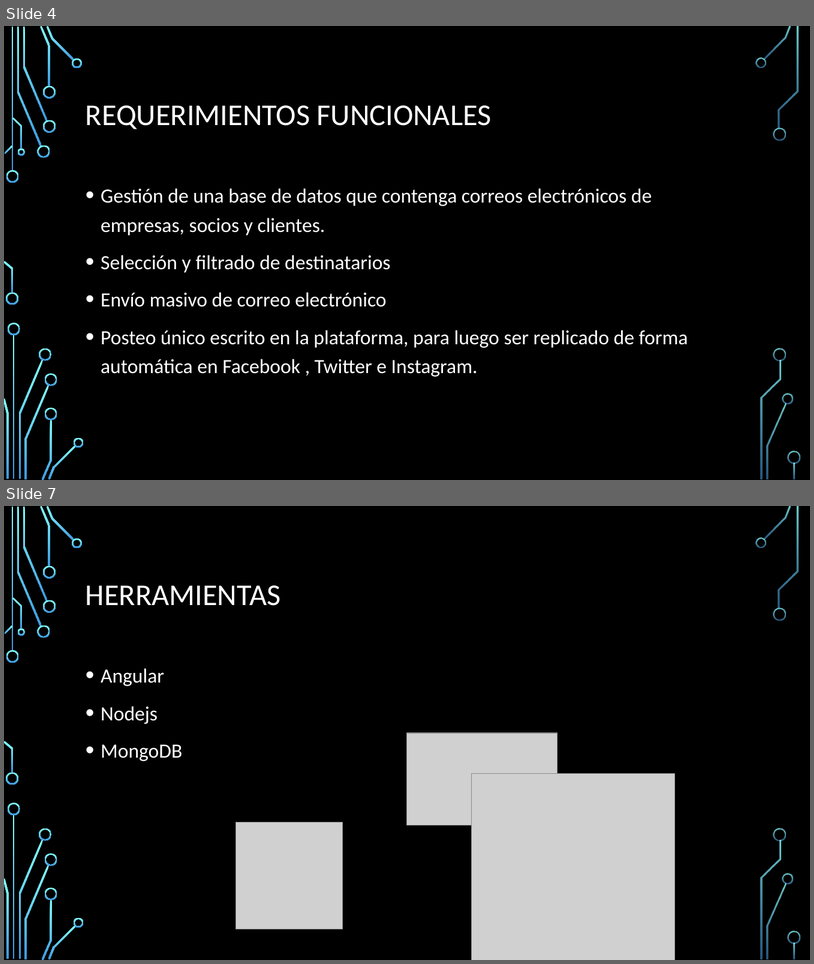
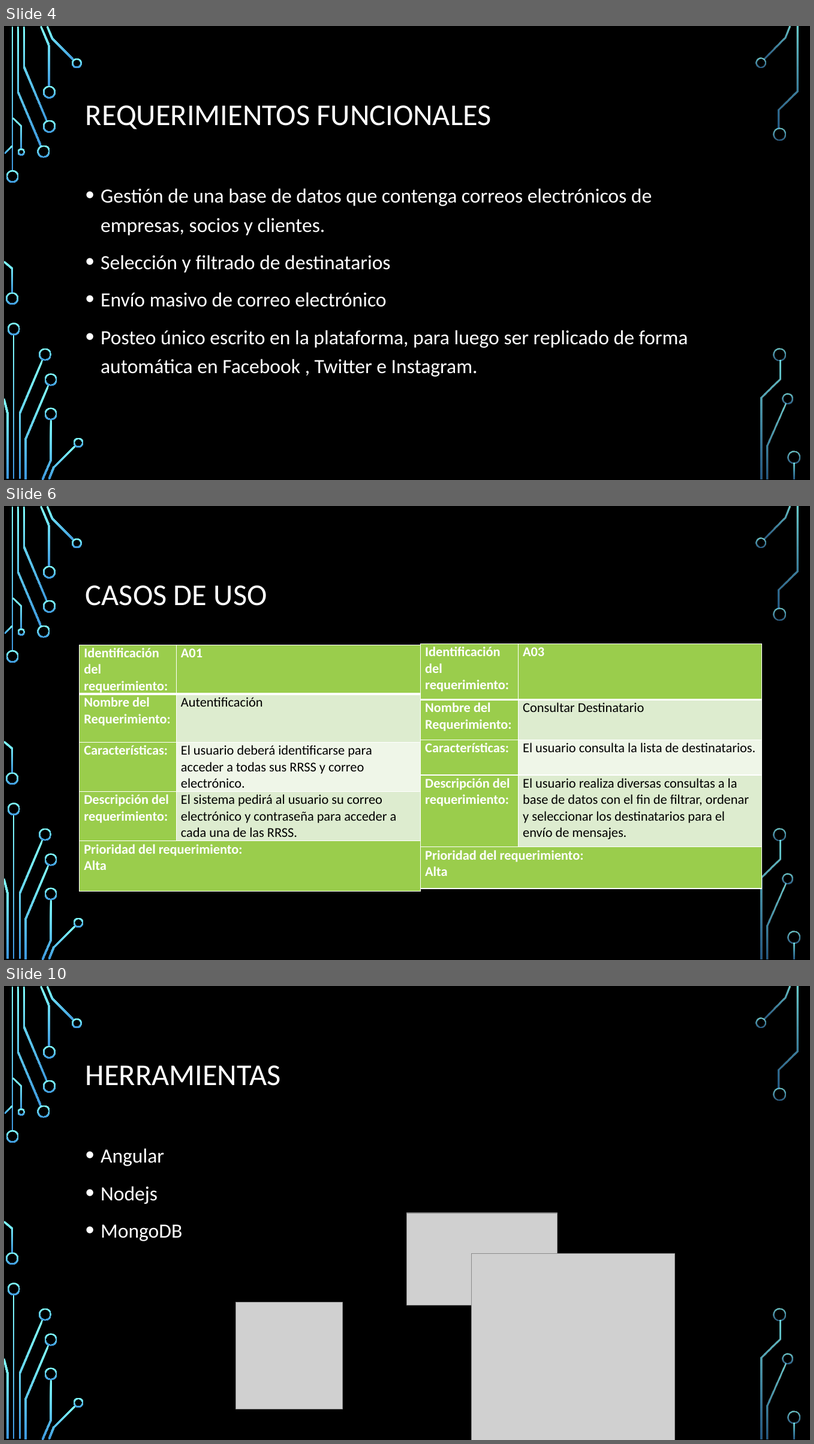
Before and after one commit to Adescafu/INFO264_Proyecto, a slide deck: presentacion.pptx. Shown one above the other, each under a label of ours: slides 4 and 7 before the commit, slides 4, 6 and 10 after it; the slides between them are not shown. The pictures are 814x964 and 814x1444 pixels, drawn with LibreOffice and Linux fonts; fonts in the diff are those of the drawing; grey boxes stand for pictures; background and template pictures are left out. Boxes give left, top, right and bottom in pixels: in the first picture for what was removed or moved away, otherwise in the second. Text is boxed around its words. In the diff, an @@ line names an element or a change of style, - is before the commit and + after.

```diff
--- a/presentacion.pptx
+++ b/presentacion.pptx
@@ slide 6 added at <box>4,506,810,960</box>, background picture (left out); not listed: 36 template elements that a slide beside it also shows @@
@@ title added at <box>86,585,267,606</box>, 36 pt, text #FFFFFF @@
+CASOS DE USO
@@ table added at <box>80,645,421,888</box>, 5 rows, 2 columns @@
+Identificación del requerimiento: | A01
+Nombre del Requerimiento: | Autentificación
+Características: | El usuario deberá identificarse para acceder a todas sus RRSS y correo electrónico.
+Descripción del requerimiento: | El sistema pedirá al usuario su correo electrónico y contraseña para acceder a cada una de las RRSS.
+Prioridad del requerimiento: / Alta | 
@@ table added at <box>421,644,762,888</box>, 5 rows, 2 columns @@
+Identificación del requerimiento: | A03
+Nombre del Requerimiento: | Consultar Destinatario
+Características: | El usuario consulta la lista de destinatarios.
+Descripción del requerimiento: | El usuario realiza diversas consultas a la base de datos con el fin de filtrar, ordenar y seleccionar los destinatarios para el envío de mensajes.
+Prioridad del requerimiento: / Alta | 
@@ what was slide 7 is now slide 10 @@
```
Also in this commit, not shown: 3 slides changed, 6 other slides added, 2 slides removed.
